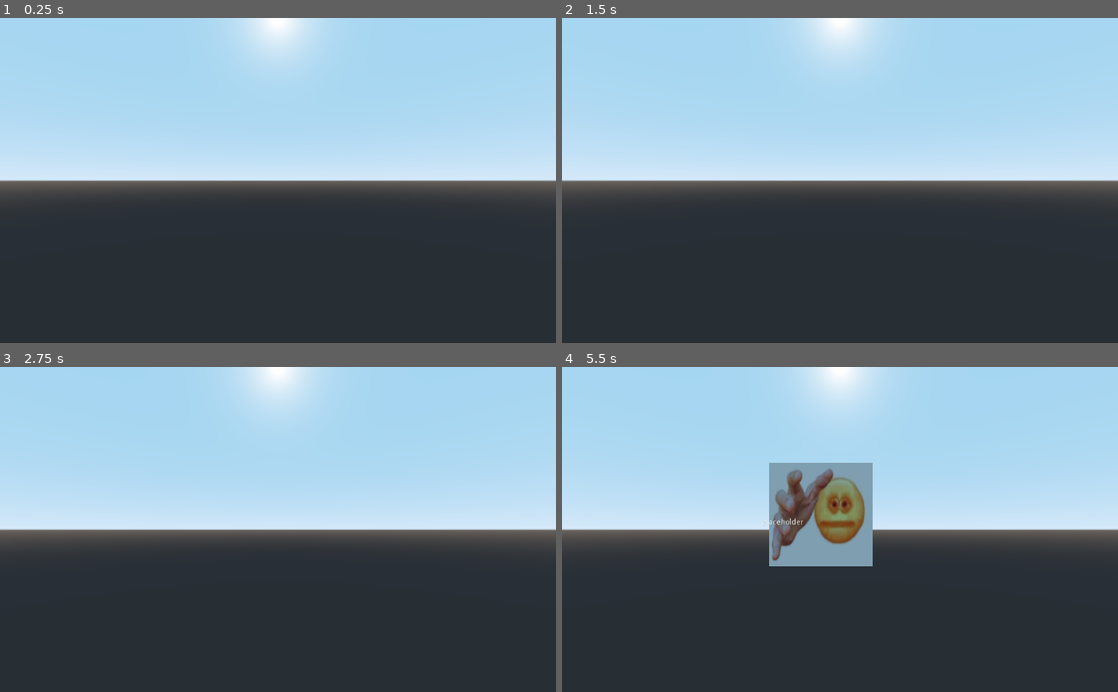
Above: before the commit, frames 1-4 (two rows, left to right).
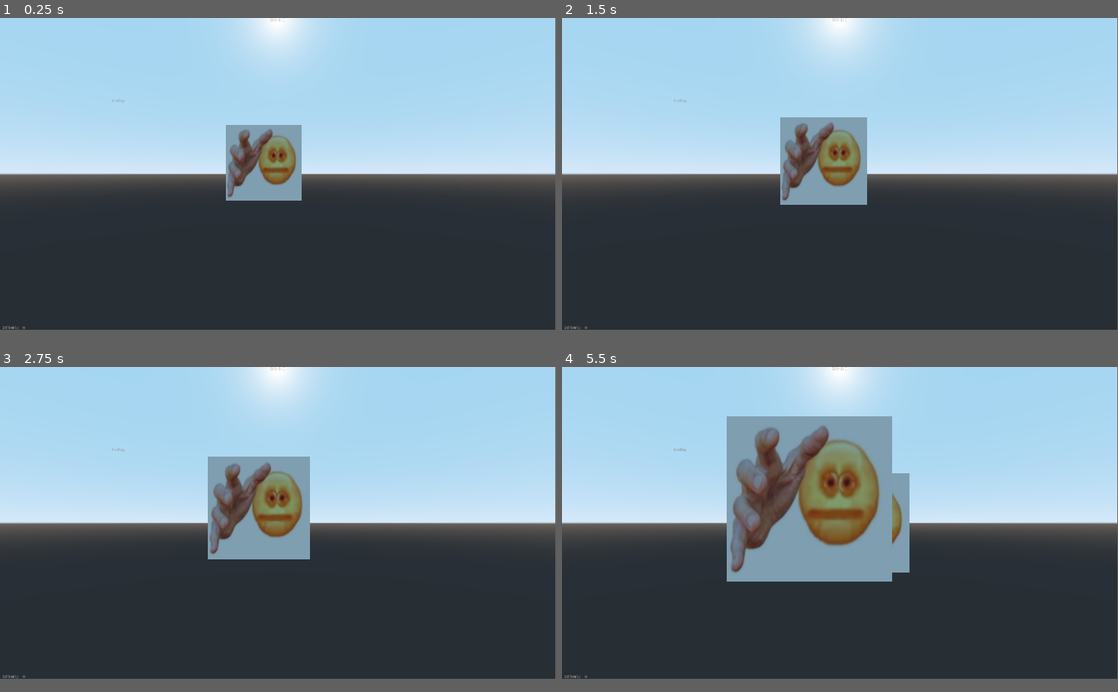
Above: after the commit, the same moments.

Repository: Warspiteful/catboy-typing
Game: Godot game, scene res://Main.tscn
Two runs of this game, one before a commit and one after it. Both use one fixed random seed, a clock stepped at 60 frames per second and the inputs below. The engine's default icon, where the game draws it, is replaced by a stand-in: a white triangle on a blue panel in a dark square.
Inputs:
- Up to frame 1 (0.25 s): no input
- Up to frame 2 (1.5 s): tap Enter at 0.5 s
- Up to frame 3 (2.75 s): no input
- Up to frame 4 (5.5 s): no input
The window is 800x468 before the commit and 799x449 after it. Grey fills any space a smaller window leaves; there, only what the larger window draws over its background counts as a difference.

The runs differ from the first frame. In frame 1, 5.7% of the frame differs, in the area x 0-100%, y 0-96%; in frame 2, 6.7%; in frame 3, 8.2%; in frame 4, 16%.

Commit message:
Basic UI implementation - need to work on game over implementation and loss condition

Diff:
--- a/catboy-project/Main.gd
+++ /dev/null
@@ -1,15 +0,0 @@
-extends Node2D
-
-var active_enemy = null;
-var current_letter_index: int = -1
-
-func find_new_active_enemy():
-	$Enemy.get_prompt()
-
-func _unhandled_input(event: InputEvent) -> void:
-	if event is InputEventKey and not event.is_pressed():
-		var typed_event = event as InputEventKey
-		var key_typed = PoolByteArray([typed_event.unicode]).get_string_from_utf8()
-
-		if active_enemy == null:
-			find_new_active_enemy()
--- a/catboy-project/Main.tscn
+++ b/catboy-project/Main.tscn
@@ -46,6 +46,100 @@
 
 [node name="SpawnTimer" type="Timer" parent="."]
 wait_time = 3.0
+
+[node name="DifficultyTimer" type="Timer" parent="."]
+wait_time = 10.0
 autostart = true
 
+[node name="CanvasLayer" type="CanvasLayer" parent="."]
+
+[node name="GameOverScreen" type="PanelContainer" parent="CanvasLayer"]
+margin_right = 1920.0
+margin_bottom = 1080.0
+mouse_filter = 2
+__meta__ = {
+"_edit_use_anchors_": false
+}
+
+[node name="CenterContainer" type="CenterContainer" parent="CanvasLayer/GameOverScreen"]
+margin_left = 7.0
+margin_top = 7.0
+margin_right = 1913.0
+margin_bottom = 1073.0
+mouse_filter = 1
+
+[node name="VBoxContainer" type="VBoxContainer" parent="CanvasLayer/GameOverScreen/CenterContainer"]
+margin_left = 909.0
+margin_top = 496.0
+margin_right = 997.0
+margin_bottom = 570.0
+custom_constants/separation = 40
+
+[node name="Label" type="Label" parent="CanvasLayer/GameOverScreen/CenterContainer/VBoxContainer"]
+margin_right = 88.0
+margin_bottom = 14.0
+text = "You have Lost"
+
+[node name="RestartButton" type="Button" parent="CanvasLayer/GameOverScreen/CenterContainer/VBoxContainer"]
+margin_top = 54.0
+margin_right = 88.0
+margin_bottom = 74.0
+text = "RESTART"
+
+[node name="VBoxContainer" type="VBoxContainer" parent="CanvasLayer"]
+margin_right = 1920.0
+margin_bottom = 1080.0
+__meta__ = {
+"_edit_use_anchors_": false
+}
+
+[node name="TopRow" type="CenterContainer" parent="CanvasLayer/VBoxContainer"]
+margin_right = 1920.0
+margin_bottom = 14.0
+
+[node name="TopRowH" type="HBoxContainer" parent="CanvasLayer/VBoxContainer/TopRow"]
+margin_left = 934.0
+margin_right = 986.0
+margin_bottom = 14.0
+
+[node name="EnemiesKilled" type="Label" parent="CanvasLayer/VBoxContainer/TopRow/TopRowH"]
+margin_right = 40.0
+margin_bottom = 14.0
+text = "Killed:"
+
+[node name="EnemiesKilledValue" type="Label" parent="CanvasLayer/VBoxContainer/TopRow/TopRowH"]
+margin_left = 44.0
+margin_right = 52.0
+margin_bottom = 14.0
+text = "0"
+
+[node name="MiddleRow" type="HBoxContainer" parent="CanvasLayer/VBoxContainer"]
+margin_top = 18.0
+margin_right = 1920.0
+margin_bottom = 1062.0
+size_flags_vertical = 3
+
+[node name="BottomRow" type="HBoxContainer" parent="CanvasLayer/VBoxContainer"]
+margin_top = 1066.0
+margin_right = 1920.0
+margin_bottom = 1080.0
+
+[node name="BottomRow" type="HBoxContainer" parent="CanvasLayer/VBoxContainer/BottomRow"]
+margin_right = 87.0
+margin_bottom = 14.0
+custom_constants/separation = 10
+
+[node name="DifficultyLabel" type="Label" parent="CanvasLayer/VBoxContainer/BottomRow/BottomRow"]
+margin_right = 69.0
+margin_bottom = 14.0
+text = "  Difficulty:"
+
+[node name="DifficultyLabelValue" type="Label" parent="CanvasLayer/VBoxContainer/BottomRow/BottomRow"]
+margin_left = 79.0
+margin_right = 87.0
+margin_bottom = 14.0
+text = "0"
+
 [connection signal="timeout" from="SpawnTimer" to="." method="_on_SpawnTimer_timeout"]
+[connection signal="timeout" from="DifficultyTimer" to="." method="_on_DifficultyTimer_timeout"]
+[connection signal="pressed" from="CanvasLayer/GameOverScreen/CenterContainer/VBoxContainer/RestartButton" to="." method="_on_RestartButton_pressed"]
--- a/catboy-project/Scripts/Enemy.gd
+++ b/catboy-project/Scripts/Enemy.gd
@@ -7,6 +7,11 @@
 export (Color) var red = Color("#a65455")
 
 export (float) var speed = 0.01
+
+func _ready():
+	prompt_text = PromptList.get_prompt()
+	prompt.parse_bbcode(set_center_tags(prompt_text))
+	GlobalSignals.connect("difficulty increased", self, "handle_difficulty_increased")
 
 func get_prompt() -> String:
 	return prompt.text
@@ -20,10 +25,20 @@
 	var red_text = ""
 	if(next_character_index != prompt_text.length()):
 			red_text = get_bbcode_color_tag(red) + prompt_text.substr(next_character_index+1,prompt_text.length()-next_character_index+1) + get_bbcode_end_color_tag()
-	prompt.parse_bbcode("[center]" + blue_text + green_text + red_text + "[/center]")
+	prompt.parse_bbcode(set_center_tags(blue_text + green_text + red_text))
+
+func set_center_tags(text_to_center : String) -> String:
+	return "[center]" + text_to_center + "[/center]"
 
 func get_bbcode_color_tag(color : Color) -> String:
 	return "[color=#" + color.to_html(false) + "]"
 
 func get_bbcode_end_color_tag() -> String:
 	return "[/color]"
+
+func set_difficulty(difficulty : int):
+	handle_difficulty_increased(difficulty)
+
+func handle_difficulty_increased(new_difficulty : int):
+	var new_speed = speed + (0.005 * new_difficulty)
+	speed = clamp(new_speed, speed, .02)
--- /dev/null
+++ b/catboy-project/Scripts/GlobalSignals.gd
@@ -0,0 +1,4 @@
+extends Node
+
+
+signal difficulty_increase(new_difficulty)
--- a/catboy-project/Scripts/Main.gd
+++ b/catboy-project/Scripts/Main.gd
@@ -5,15 +5,20 @@
 
 var active_enemy = null;
 var current_letter_index: int = -1
+var difficulty :int = 1
+var enemies_killed : int = 0
+
 onready var enemy_container = $EnemyContainer
 onready var spawn_container = $SpawnContainer
 onready var spawn_timer = $SpawnTimer
+onready var difficulty_timer = $DifficultyTimer
+onready var difficulty_value = $CanvasLayer/VBoxContainer/BottomRow/BottomRow/DifficultyLabelValue
+onready var killed_value = $CanvasLayer/VBoxContainer/TopRow/TopRowH/EnemiesKilledValue
+onready var game_over_screen = $CanvasLayer/GameOverScreen
 
-func ready():
+func _ready():
 	OS.set_ime_active(true)
-	randomize()
-	spawn_enemy()
-	spawn_timer.start()
+	start_game()
 
 func find_new_active_enemy(typed_character: String):
 	for enemy in enemy_container.get_children():
@@ -42,11 +47,14 @@
 				print("successfully typed %s " % key_typed)
 				current_letter_index += 1
 				active_enemy.set_next_character(current_letter_index)
+				print(prompt.length())
 				if current_letter_index == prompt.length()-1:
 					print("Killed Enemy!")
 					current_letter_index = -1
 					active_enemy.queue_free()
 					active_enemy = null
+					enemies_killed += 1
+					killed_value.text = str(enemies_killed)
 			else:
 				print("Incorrectly type %s instead of %s" % [key_typed, next_char])
 
@@ -58,9 +66,50 @@
 	spawn_enemy()
 
 func spawn_enemy():
-	print("Spawn")
+
 	var enemy_instance = Enemy.instance()
 	var spawns = spawn_container.get_children()
 	var index = randi() % spawns.size()
+	enemy_instance.global_transform = spawns[index].global_transform
 	enemy_container.add_child(enemy_instance)
-	enemy_instance.global_transform = spawns[index].global_transform
+	enemy_instance.set_difficulty(difficulty)
+
+func _on_DifficultyTimer_timeout():
+	if difficulty >= 20:
+		difficulty_timer.stop()
+		difficulty = 20
+		return
+
+	difficulty += 1
+	difficulty_value.text = str(difficulty)
+	GlobalSignals.emit_signal("difficulty increased", difficulty)
+	print("Difficulty increased to %d" % difficulty)
+	var new_wait_time = spawn_timer.wait_time - 0.2
+	spawn_timer.wait_time = clamp(new_wait_time, 1, spawn_timer.wait_time)
+
+func game_over():
+	game_over_screen.show()
+	active_enemy = null
+	current_letter_index = -1
+	spawn_timer.stop()
+	difficulty_timer.stop()
+	for enemy in enemy_container.get_children():
+		enemy.queue_free()
+
+
+func start_game():
+	game_over_screen.hide()
+	difficulty = 0
+	enemies_killed = 0
+	difficulty_value.text = str(0)
+	killed_value.text = str(0)
+	randomize()
+	spawn_enemy()
+	spawn_timer.start()
+	difficulty_timer.start()
+	pass
+
+
+
+func _on_RestartButton_pressed():
+	start_game()
--- /dev/null
+++ b/catboy-project/Scripts/promptList.gd
@@ -0,0 +1,17 @@
+extends Node
+
+var words = [
+	"words",
+	"testing",
+	"hahahah"
+]
+
+
+func get_prompt() -> String:
+	var word_index = randi() % words.size()
+
+
+	var word = words[word_index]
+
+
+	return word
--- /dev/null
+++ b/catboy-project/Scripts/userManager.gd
@@ -0,0 +1,7 @@
+extends Node
+
+
+var health : int = 3
+
+func take_damage():
+	health -= 1
--- a/catboy-project/project.godot
+++ b/catboy-project/project.godot
@@ -14,6 +14,17 @@
 run/main_scene="res://Main.tscn"
 config/icon="res://icon.png"
 
+[autoload]
+
+PromptList="*res://Scripts/promptList.gd"
+GlobalSignals="*res://Scripts/GlobalSignals.gd"
+UserManager="*res://Scripts/userManager.gd"
+
+[display]
+
+window/size/width=1920
+window/size/height=1080
+
 [physics]
 
 common/enable_pause_aware_picking=true
